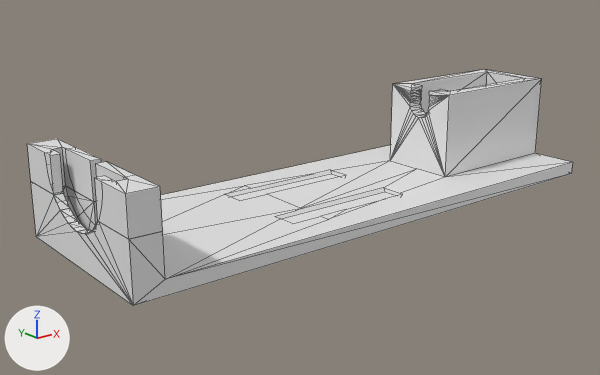
The Blender file parts/ballast/assembly.blend as it was, and as the next commit left it.
Both versions are drawn from a camera (50 mm lens) standing at (-104.4, -134.8, 49.8) and looking at (3.7, 0.3, -4.3). Lighting does not change. The marker at lower left points along +X, +Y and +Z. Mesh edges are drawn as thin lines on the coarser meshes. The same objects are shown in both versions, whatever each file hides.

The first picture shows 'Ballast-Tray-V2'.
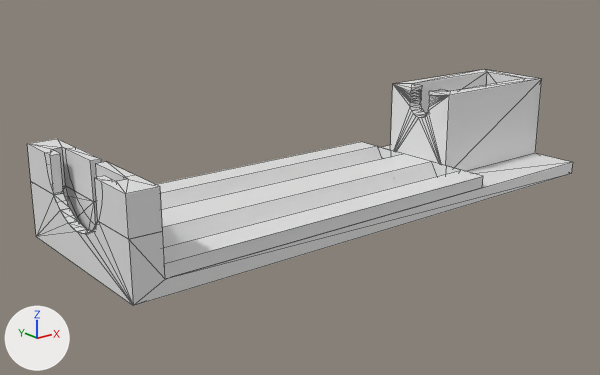
ob_sled_l_neg is not drawn itself; it is used by a modifier of ob_ballast_tray_v2.

Patch to the scene script:
```diff
--- a/parts/ballast/assembly.blend.py
+++ b/parts/ballast/assembly.blend.py
@@ ob_sled_l_neg @@
 ob_sled_l_neg = bpy.data.objects.new('sled L neg', me_cylinder_007)
-ob_sled_l_neg.location = (4.957, -11.8, -1.799)
+ob_sled_l_neg.location = (-3.006, -11.8, -1.799)
 ob_sled_l_neg.rotation_euler = (0.0, 1.571, 0.0)  # degrees (0, 90, 0)
-ob_sled_l_neg.scale = (4.93, 4.93, 15.1)
+ob_sled_l_neg.scale = (4.93, 4.93, 40.0)
 ob_sled_l_neg.hide_set(True)
@@ ob_ballast_tray_v2 @@
 _m = ob_ballast_tray_v2.modifiers.new('Boolean', 'BOOLEAN')
 _m.object = ob_cylinder
+_m.solver = 'FLOAT'
+_m = ob_ballast_tray_v2.modifiers.new('Boolean.003', 'BOOLEAN')
+_m.object = ob_thick_tray
+_m.operation = 'UNION'
 _m.solver = 'FLOAT'
@@ ob_thick_tray @@
+ob_thick_tray = bpy.data.objects.new('thick tray', me_cube_002.copy())  # the mesh of ob_cube_002
+ob_thick_tray.location = (-3.043, -2.702, -4.404)
+ob_thick_tray.scale = (40.2, 19.8, 1.84)
+ob_thick_tray.hide_set(True)
```

Location of each change, (x1, y1, x2, y2) in pixels of the pictures (600 x 375 px):
'Ballast-Tray-V2', moved, rescaled, modifiers changed
    both: (27, 69, 573, 306)
